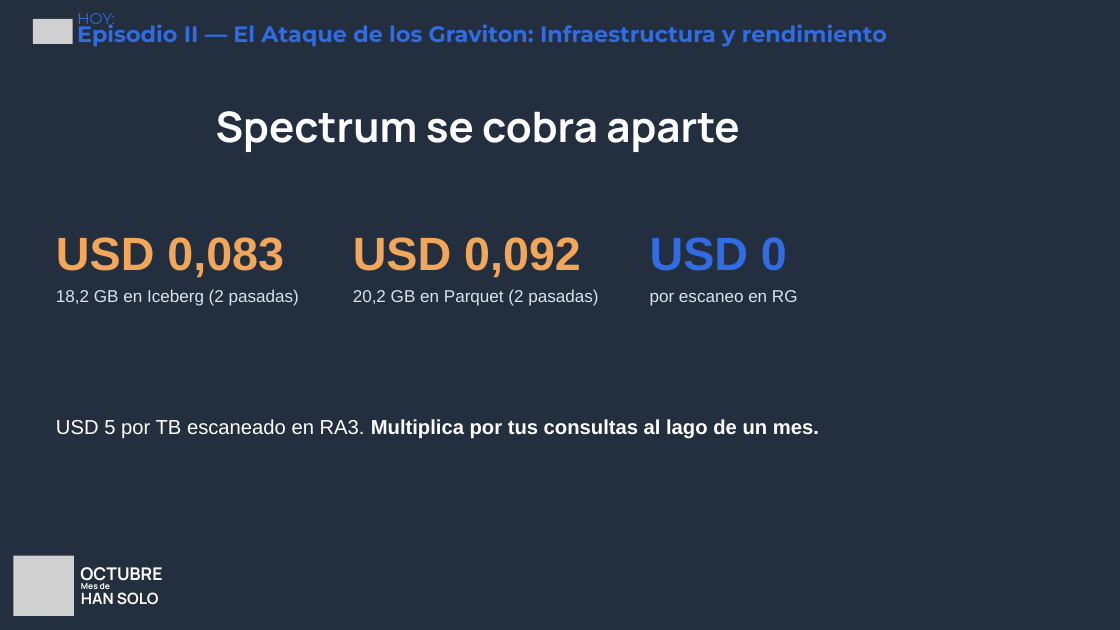
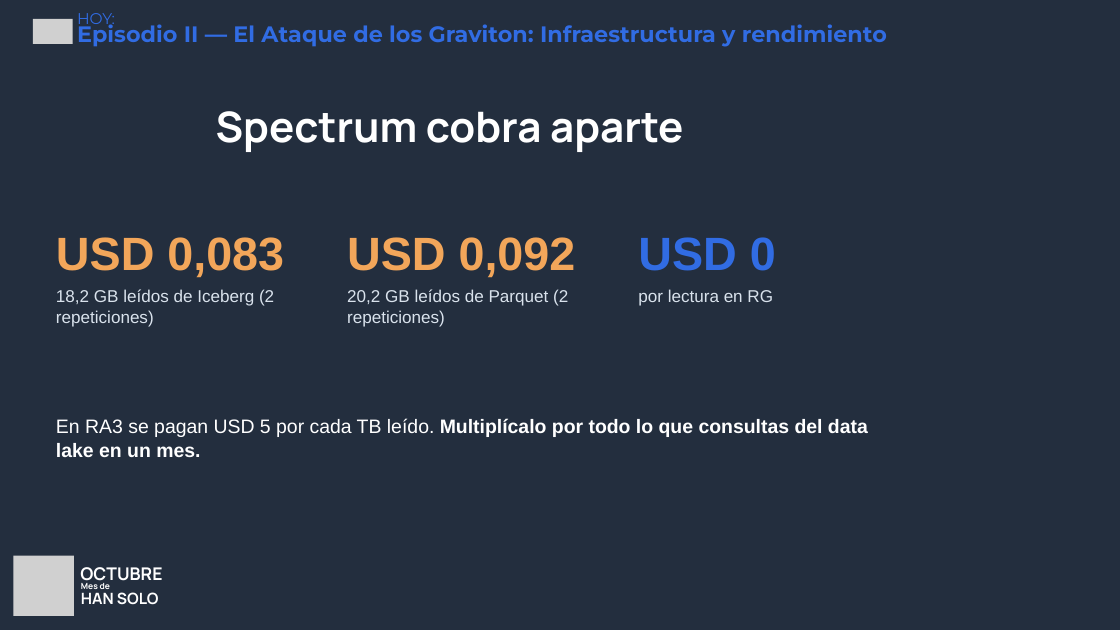
Before and after one commit to andrezc98/redshift-redemption, a slide deck: slide 23 of slides/redshift-redemption.pptx. Drawn at 1120x630 pixels with LibreOffice and Linux fonts; fonts in the diff are those of the drawing; grey boxes stand for pictures; background and template pictures are left out. Boxes give left, top, right and bottom in pixels: in the first picture for what was removed or moved away, otherwise in the second. Text is boxed around its words. In the diff, an @@ line names an element or a change of style, - is before the commit and + after.

```diff
--- a/slides/redshift-redemption.pptx
+++ b/slides/redshift-redemption.pptx
@@ text at (216, 111, 683, 152): text changed @@
-Spectrum se cobra aparte
+Spectrum cobra aparte
@@ text "USD 0,092": place and size @@
-text "USD 0,092" at (353, 237, 581, 278)
+text "USD 0,092" at (347, 237, 576, 278)
@@ text "USD 0": place and size @@
-text "USD 0" at (650, 237, 787, 271)
+text "USD 0" at (638, 237, 776, 271)
@@ text at (56, 289, 274, 327): text changed @@
-18,2 GB en Iceberg (2 pasadas)
+18,2 GB leídos de Iceberg (2 repeticiones)
@@ text at (347, 289, 568, 327): text changed @@
-20,2 GB en Parquet (2 pasadas)
+20,2 GB leídos de Parquet (2 repeticiones)
@@ text at (638, 289, 773, 306): text changed @@
-por escaneo en RG
+por lectura en RG
@@ text at (56, 418, 868, 457): text changed; size 26 to 25 pt @@
-USD 5 por TB escaneado en RA3. Multiplica por tus consultas al lago de un mes.
+En RA3 se pagan USD 5 por cada TB leído. Multiplícalo por todo lo que consultas del data lake en un mes.
```
Also in this commit, not shown: 28 other slides changed, 5 other files.
